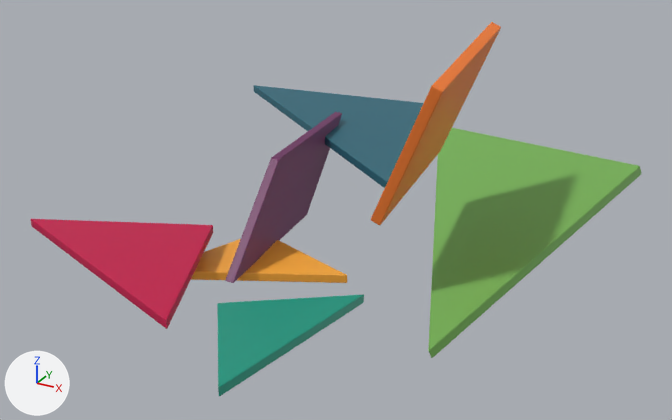
The glTF model Tangram_Immo.glb, before and after one commit.
One viewpoint serves both versions: a camera (50 mm lens) standing at (4.62, -8.43, 4.61) and looking at (0.24, -0.46, 0.63). Every picture has the same lights, and +X, +Y and +Z are marked at lower left. Both versions are drawn at frame 14 of the action 'Scene'; the numbers are the values there.
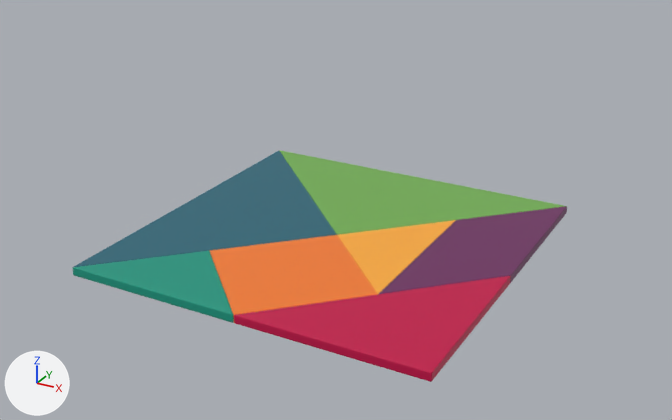
Pixel boxes [x1, y1, x2, y2] of what changed, in the pictures (672 x 420 px):
```json
{"object": "Plane.007", "change": "moved, turned", "before": [428, 128, 642, 358], "after": [280, 150, 566, 235]}
{"object": "Plane.002", "change": "moved, turned", "before": [31, 219, 213, 329], "after": [234, 276, 511, 382]}
{"object": "Plane.001", "change": "moved, turned", "before": [254, 85, 424, 188], "after": [74, 151, 337, 267]}
{"object": "Plane.005", "change": "moved, turned", "before": [371, 22, 501, 225], "after": [210, 235, 378, 317]}
{"object": "Plane.003", "change": "moved, turned", "before": [225, 112, 342, 283], "after": [379, 206, 567, 294]}
{"object": "Plane", "change": "moved, turned", "before": [217, 295, 364, 396], "after": [73, 251, 234, 323]}
{"object": "Plane.004", "change": "moved, turned", "before": [191, 239, 347, 283], "after": [337, 220, 456, 294]}
```

Edits to the scene script, one JSON object a line:
```json
{"op": "set", "path": "ob_plane.rotation_euler", "old": "(0.0, 0.0, 1.41)", "new": "(0.0, 0.0, 0.0)", "note": "degrees (0, 0, 81) -> degrees (0, 0, 0)"}
{"op": "set", "path": "ob_plane.location", "old": "(0.407, -2.06, 0.0)", "new": "(-1.032, -1.721, 0.0)"}
{"op": "set", "path": "ob_plane_001.rotation_euler", "old": "(0.0, 0.0, 0.94)", "new": "(0.0, 0.0, 0.0)", "note": "degrees (0, 0, 54) -> degrees (0, 0, 0)"}
{"op": "set", "path": "ob_plane_001.location", "old": "(-0.618, 1.737, 0.775)", "new": "(-1.377, 0.0, 0.0)"}
{"op": "set", "path": "ob_plane_002.rotation_euler", "old": "(0.0, 0.0, 1.991)", "new": "(0.0, 0.0, 0.0)", "note": "degrees (0, 0, 114) -> degrees (0, 0, 0)"}
{"op": "set", "path": "ob_plane_002.location", "old": "(-1.396, -1.827, 0.258)", "new": "(1.377, -1.377, 0.0)"}
{"op": "set", "path": "ob_plane_003.rotation_euler", "old": "(-0.582, -1.48, 0.741)", "new": "(0.0, 0.0, 0.0)", "note": "degrees (-33, -85, 42) -> degrees (0, 0, 0)"}
{"op": "set", "path": "ob_plane_003.location", "old": "(-0.552, -0.015, 0.556)", "new": "(1.549, 0.516, 0.0)"}
{"op": "set", "path": "ob_plane_004.rotation_euler", "old": "(0.0, 0.0, -1.115)", "new": "(0.0, 0.0, 0.0)", "note": "degrees (0, 0, -64) -> degrees (0, 0, 0)"}
{"op": "set", "path": "ob_plane_004.location", "old": "(-0.505, -0.96, 0.0)", "new": "(0.688, 0.0, 0.0)"}
{"op": "set", "path": "ob_plane_005.rotation_euler", "old": "(-0.938, -0.837, 1.177)", "new": "(0.0, 0.0, 0.0)", "note": "degrees (-54, -48, 67) -> degrees (0, 0, 0)"}
{"op": "set", "path": "ob_plane_005.location", "old": "(1.699, -1.213, 2.03)", "new": "(0.0, -1.032, 0.0)"}
{"op": "set", "path": "ob_plane_007.rotation_euler", "old": "(-0.347, -0.155, 1.958)", "new": "(0.0, 0.0, 0.0)", "note": "degrees (-20, -8.9, 112) -> degrees (0, 0, 0)"}
{"op": "set", "path": "ob_plane_007.location", "old": "(1.939, -0.06, 0.849)", "new": "(0.0, 1.377, 0.0)"}
```
